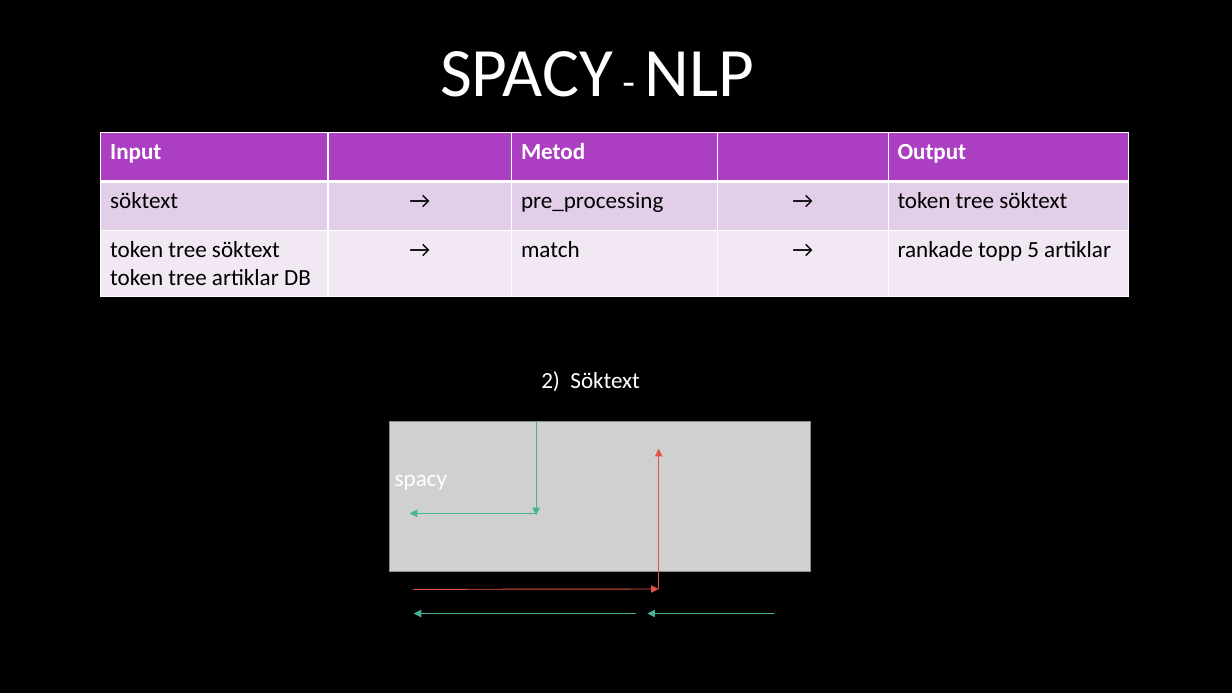
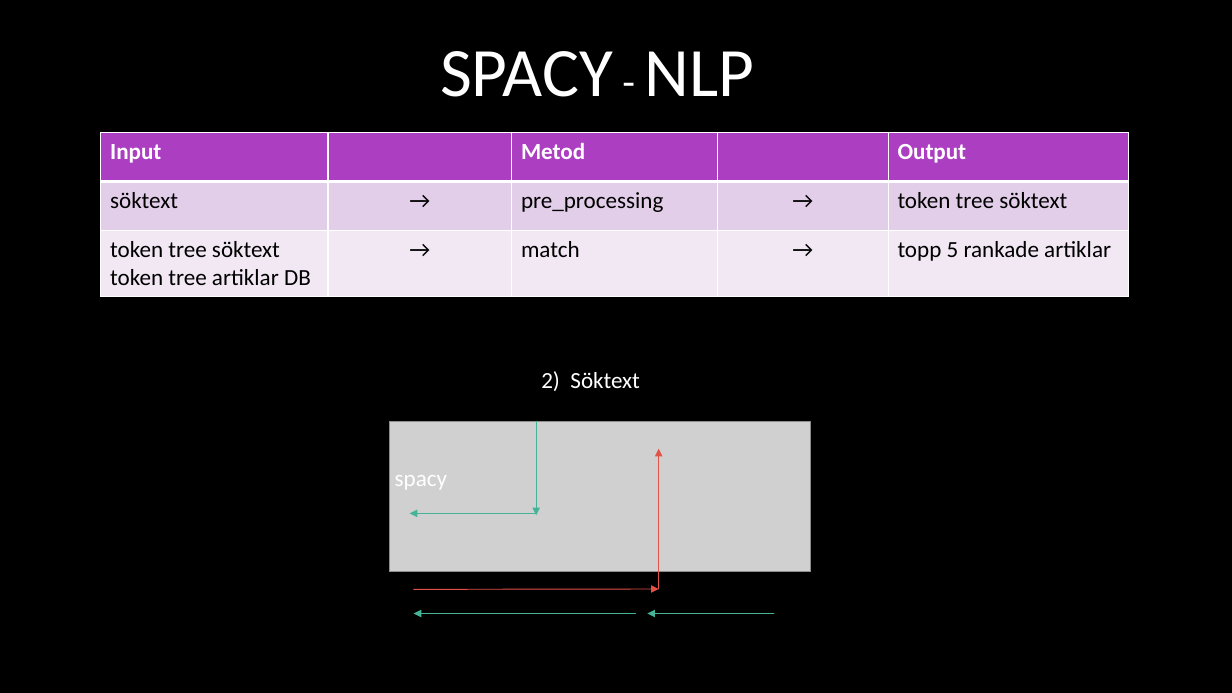
Before and after one commit to nextline501/Article-Finder, a slide deck: slide 7 of documentation/Grupp 3.pptx. Drawn at 1232x693 pixels with LibreOffice and Linux fonts; fonts in the diff are those of the drawing; grey boxes stand for pictures; background and template pictures are left out. Boxes give left, top, right and bottom in pixels: in the first picture for what was removed or moved away, otherwise in the second. Text is boxed around its words. In the diff, an @@ line names an element or a change of style, - is before the commit and + after.

```diff
--- a/documentation/Grupp 3.pptx
+++ b/documentation/Grupp 3.pptx
@@ table at [101, 132, 1128, 295] @@
-row 3, column 5: rankade topp 5 artiklar
+row 3, column 5: topp 5 rankade artiklar
```
Also in this commit, not shown: 2 other slides changed.
